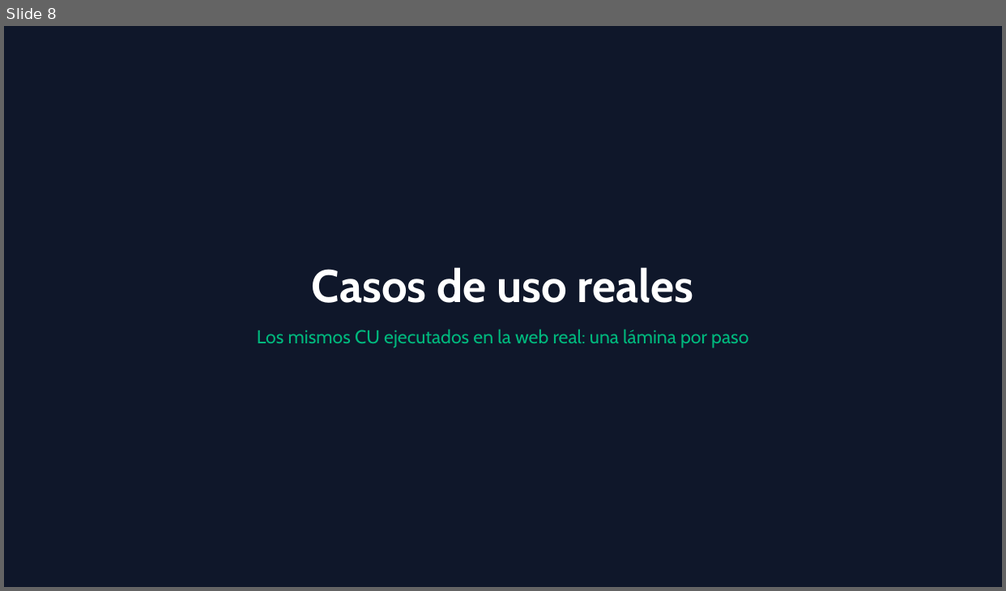
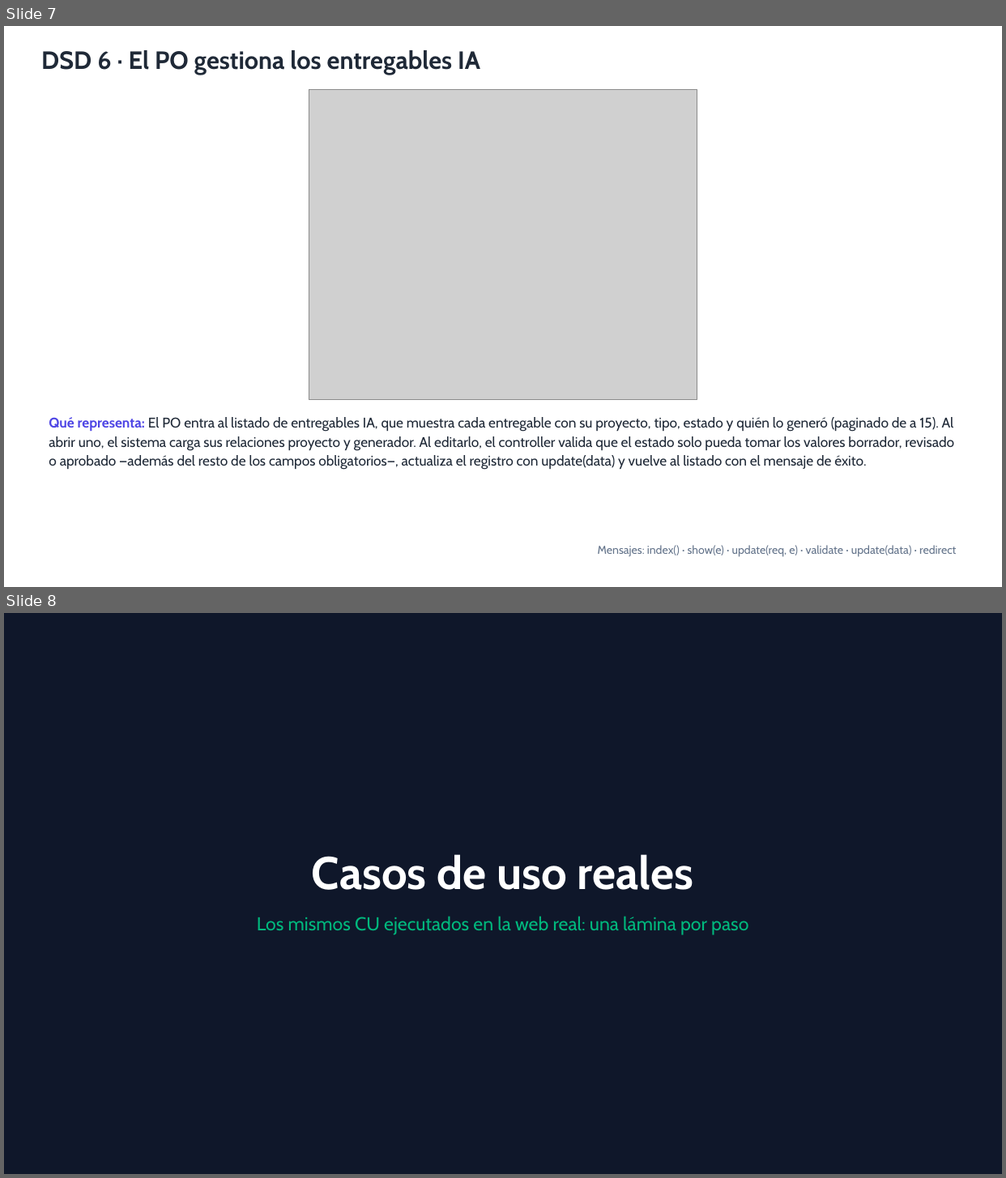
Before and after one commit to DanielOjeda25/sistema, a slide deck: docs/presentacion/CRUZNEGRA_DSD_CU_Reales.pptx. Shown one above the other, each under a label of ours: slide 8 before the commit, slides 7 and 8 after it. The pictures are 1006x591 and 1006x1178 pixels, drawn with LibreOffice and Linux fonts; fonts in the diff are those of the drawing; grey boxes stand for pictures. Boxes give left, top, right and bottom in pixels: in the first picture for what was removed or moved away, otherwise in the second. Text is boxed around its words. In the diff, an @@ line names an element or a change of style, - is before the commit and + after.

Commit message:
PPTX: descripcion legible debajo de cada DSD
Cada lamina de DSD ahora explica en lenguaje llano que representa el
diagrama: quien actua, que mensajes intercambian, que pasa si la
validacion falla y como termina el flujo. Encabezado 'Que representa:'
y linea con los mensajes del diagrama al pie.

```diff
--- a/docs/presentacion/CRUZNEGRA_DSD_CU_Reales.pptx
+++ b/docs/presentacion/CRUZNEGRA_DSD_CU_Reales.pptx
@@ slide 7 added at <box>4,26,1002,587</box>, background #FFFFFF @@
@@ text added at <box>41,50,480,75</box>, 24 pt, text #1F2937, bold @@
+DSD 6 · El PO gestiona los entregables IA
@@ picture added at <box>309,90,697,400</box> @@
@@ text added at <box>49,417,954,470</box>, 13.5 pt, text #1F2937 @@
+Qué representa: El PO entra al listado de entregables IA, que muestra cada entregable con su proyecto, tipo, estado y quién lo generó (paginado de a 15). Al abrir uno, el sistema carga sus relaciones proyecto y generador. Al editarlo, el controller valida que el estado solo pueda tomar los valores borrador, revisado o aprobado —además del resto de los campos obligatorios—, actualiza el registro con update(data) y vuelve al listado con el mensaje de éxito.
@@ text added at <box>598,545,956,557</box>, 11 pt, text #64748B @@
+Mensajes: index() · show(e) · update(req, e) · validate · update(data) · redirect
```
Also in this commit, not shown: 21 slides changed, 4 other slides added, 5 slides removed, 1 other file.
